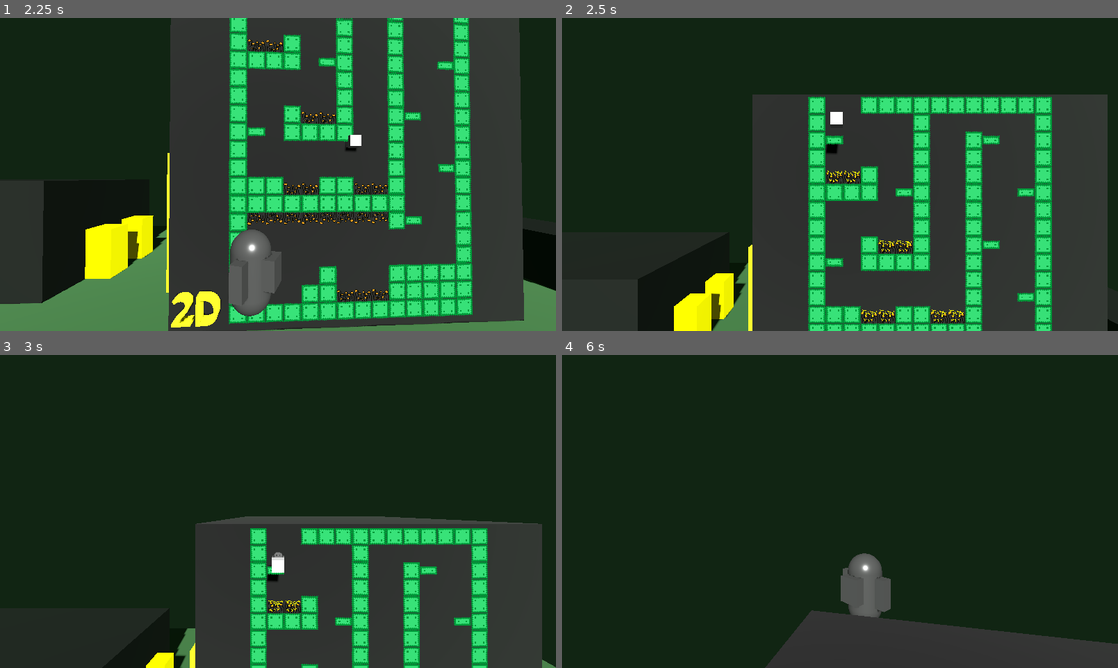
Above: before the commit, frames 1-4 (two rows, left to right).
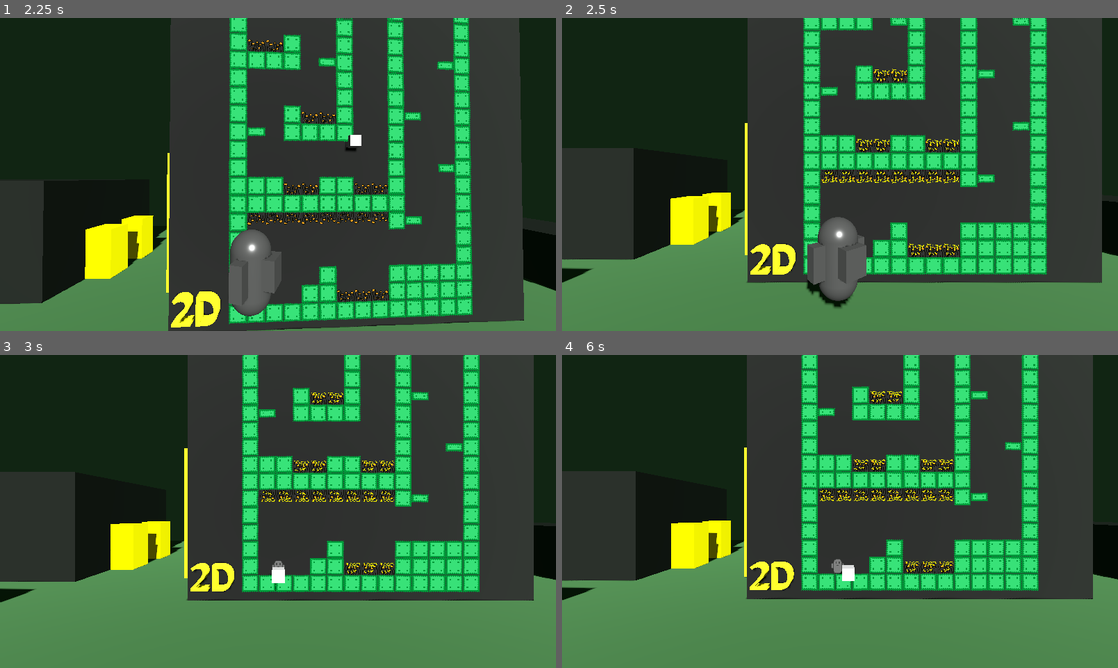
Above: after the commit, the same moments.

Repository: tutek1/DTLabs
Game: Godot game, scene res://3D/Debug/debug_3d_scene.tscn
Same seed, same stepped clock (60 frames per second), same inputs: the game is played once before the commit and once after it.
Inputs (mouse positions are in pixels of both pictures, inside the frame that each line leads up to):
- Up to frame 1 (2.25 s): move the mouse to (305, 174) at 0.52 s; hold W (forward) from 0.53 s (still down); tap Space (jump) at 0.77, 1.52 s; move the mouse to (250, 174) at 1.27 s; move the mouse to (289, 168) at 2.02 s
- Up to frame 2 (2.5 s): keep holding W (forward)
- Up to frame 3 (3 s): keep holding W (forward); move the mouse to (272, 517) at 2.77 s
- Up to frame 4 (6 s): tap Space (jump) at 3.02, 3.77, 4.52 s; move the mouse to (878, 514) at 3.52 s; move the mouse to (795, 508) at 4.27 s; move the mouse to (845, 511) at 5.02 s; move the mouse to (817, 505) at 5.77 s; release W (forward) at 5.78 s; hold D (right) from 5.78 s (still down)

Frame 1 is identical in both runs. In frame 2, 56% of the frame differs, in the area x 0-100%, y 0-100%; in frame 3, 72%; in frame 4, 80%.

Commit message:
Lab04 nearly done (recap, intro)

Diff:
--- a/04_2DPlatformIn3D/template-done/2DPlatforming/Levels/level_codelab.tscn
+++ b/04_2DPlatformIn3D/template-done/2DPlatforming/Levels/level_codelab.tscn
@@ -17,7 +17,7 @@
 tile_set = ExtResource("1_3uhmu")
 
 [node name="Player" parent="." instance=ExtResource("2_vcg0f")]
-position = Vector2(53, 47)
+position = Vector2(69, 589)
 
 [node name="WinArea" type="Area2D" parent="."]
 position = Vector2(2, -10)
--- a/04_2DPlatformIn3D/template-done/2DPlatforming/Scripts/platforming_section.gd
+++ b/04_2DPlatformIn3D/template-done/2DPlatforming/Scripts/platforming_section.gd
@@ -4,6 +4,7 @@
 @export var success_push_force : Vector3
 @export var failure_push_force : Vector3
 @export var push_time : float = 0.3
+@export var tween_time : float = 0.5
 
 @onready var platforming_manager : PlatformingManager2D = $SubViewport/LevelCodelabs
 @onready var camera_target : Node3D = $CameraTarget
@@ -36,16 +37,24 @@
 	# Turn on the 2D level
 	platforming_manager.turn_on()
 
-	# Move the player right
-	_player_3d.position += Vector3.RIGHT * 2
-
 	# Change the camera target
 	_player_3d.camera_pivot.camera_target = camera_target
 	_player_3d.camera_pivot.set_user_rotation_control(false, camera_angle)
 
-	# Wait a frame before disabling
-	await get_tree().process_frame
-	_player_3d.scale = Vector3.ZERO
+	# Manual update to get Player2D position
+	_update_camera_target()
+
+	# Create Position and Scale tweens
+	var scale_tween : Tweener = create_tween().tween_property(_player_3d, "scale", Vector3.ZERO, tween_time)
+	var pos_tween : Tweener = create_tween().tween_property(_player_3d, "global_position", camera_target.global_position, tween_time)
+
+	pos_tween.set_trans(Tween.TRANS_EXPO)
+	pos_tween.set_ease(Tween.EASE_OUT)
+	scale_tween.set_trans(Tween.TRANS_CUBIC)
+	scale_tween.set_ease(Tween.EASE_IN)
+
+	# Wait for tween before disable
+	await pos_tween.finished
 	_player_3d.process_mode = Node.PROCESS_MODE_DISABLED
 
 # Handles the transition from 2D platforming to 3D
@@ -56,8 +65,13 @@
 	# Turn off the 2D level
 	platforming_manager.turn_off()
 
+	# Scale the player back up
+	_player_3d.scale = Vector3(0.001, 0.001, 0.001)
+	var scale_tween : Tweener = create_tween().tween_property(_player_3d, "scale", Vector3.ONE, tween_time)
+	scale_tween.set_trans(Tween.TRANS_CUBIC)
+	scale_tween.set_ease(Tween.EASE_OUT)
+
 	# Enable the 3D Player
-	_player_3d.scale = Vector3.ONE
 	_player_3d.process_mode = Node.PROCESS_MODE_INHERIT
 	_player_3d.global_position = camera_target.global_position
 	_player_3d.velocity = success_push_force if success else failure_push_force
Not shown, changed: 04_2DPlatformIn3D/lab04.md
Not shown, added: 04_2DPlatformIn3D/vid/Tweens.mov
